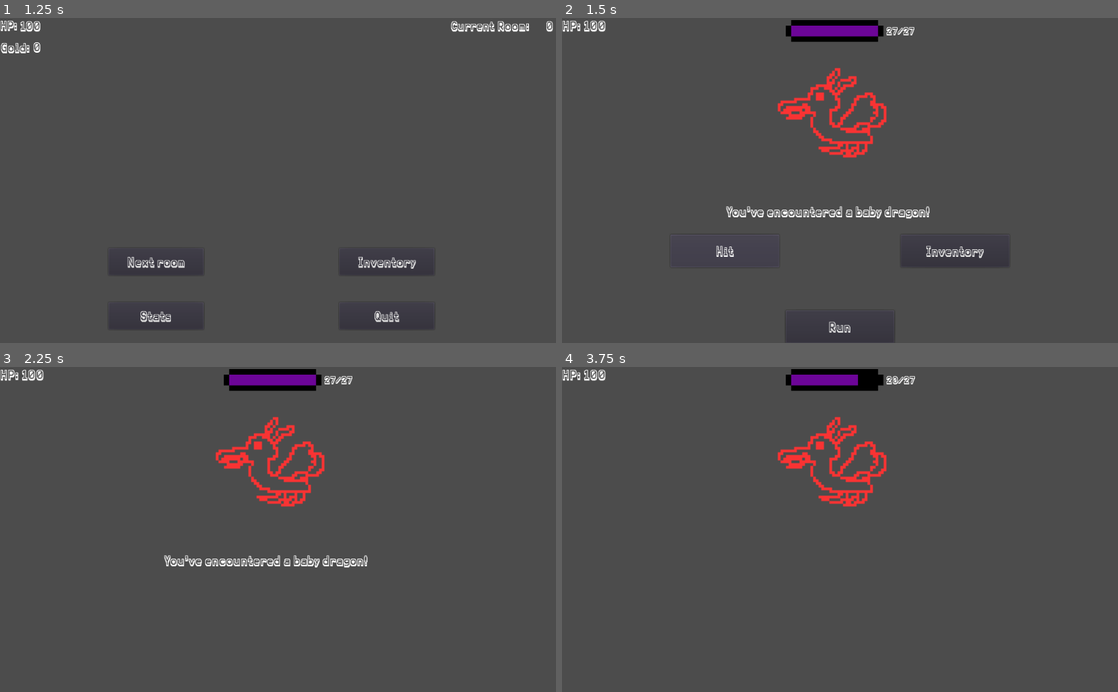
Above: before the commit, frames 1-4 (two rows, left to right).
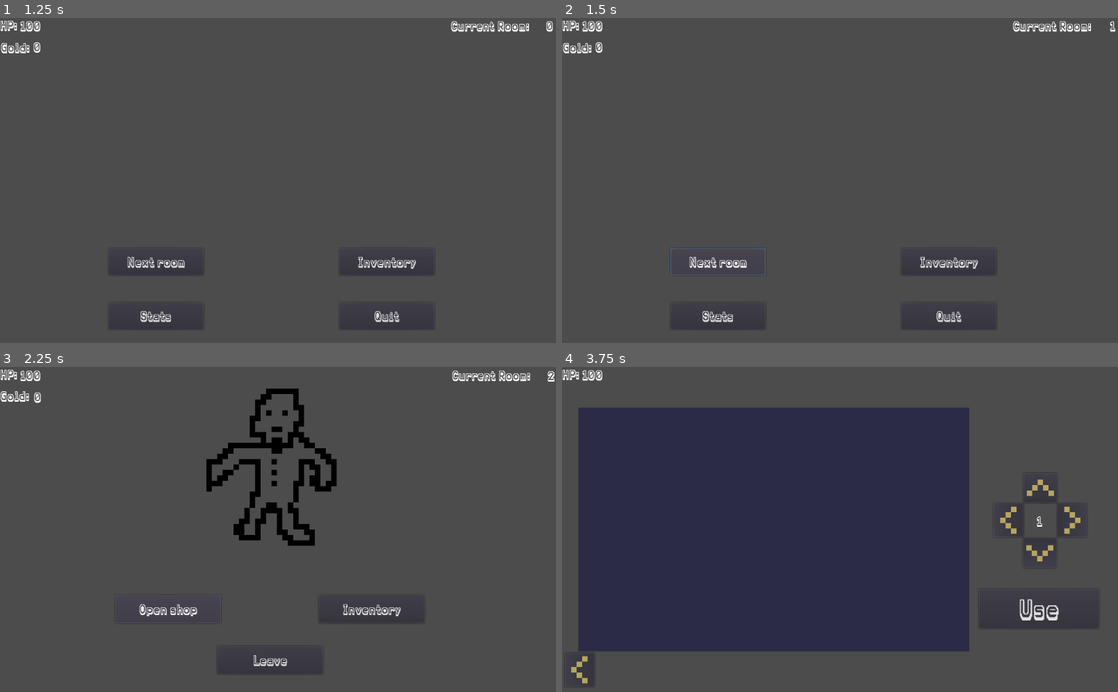
Above: after the commit, the same moments.

Repository: xFrenchy/Zeiga
Game: Godot game, scene res://Scenes_Scripts/TitleScreen.tscn
The game is run twice, just before and just after one commit, with the same random seed, the same clock (stepped at 60 frames per second) and the same inputs.
Inputs (mouse positions are in pixels of both pictures, inside the frame that each line leads up to):
- Up to frame 1 (1.25 s): click "Play" at 0.5 s
- Up to frame 2 (1.5 s): click "Next room" at 1.25 s
- Up to frame 3 (2.25 s): click (155, 610) at 2 s, where only the run after the commit has a clickable "Next room"
- Up to frame 4 (3.75 s): click (728, 607) at 2.75 s, where only the run after the commit has a clickable "Open shop"; click (934, 607) at 3.5 s, where only the run after the commit has a clickable "Inventory"

Frame 1 is identical in both runs. In frame 2, 5.0% of the frame differs, in the area x 0-100%, y 0-100%; in frame 3, 6.9%; in frame 4, 55%, in the area x 0-96%, y 0-98%.
Error after the commit: Attempt to call function 'instance' in base 'null instance' on a null instance. (res://Scenes_Scripts/Main.gd:34)

Commit message:
Added a special_room array for rooms that are encountered at every 10 rooms

Diff:
--- a/Scenes_Scripts/Main.gd
+++ b/Scenes_Scripts/Main.gd
@@ -1,6 +1,7 @@
 extends Node2D
 
-var rooms_array = ["res://Scenes_Scripts/BabyDragon.tscn", "res://Scenes_Scripts/Minion.tscn", "res://Scenes_Scripts/TreasureRoom.tscn", "res://Scenes_Scripts/TravelingMerchant.tscn"]
+var rooms_array = ["res://Scenes_Scripts/BabyDragon.tscn", "res://Scenes_Scripts/Minion.tscn", "res://Scenes_Scripts/TreasureRoom.tscn", "res://Scenes_Scripts/TravelingMerchant.tscn", "res://Scenes_Scripts/DangerNoodle.tscn"]
+var special_room_array = []
 var room
 var room_node
 
